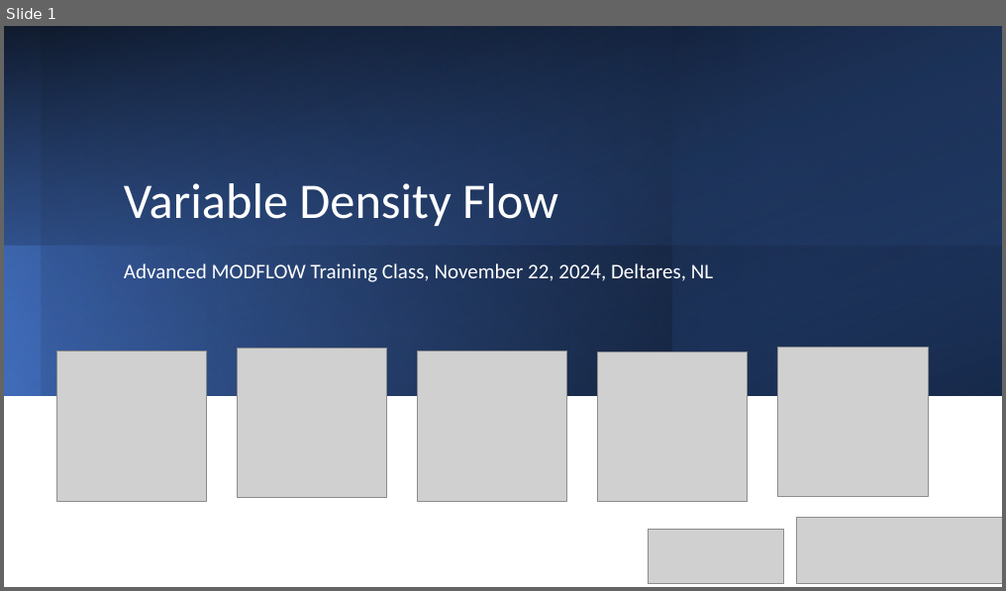
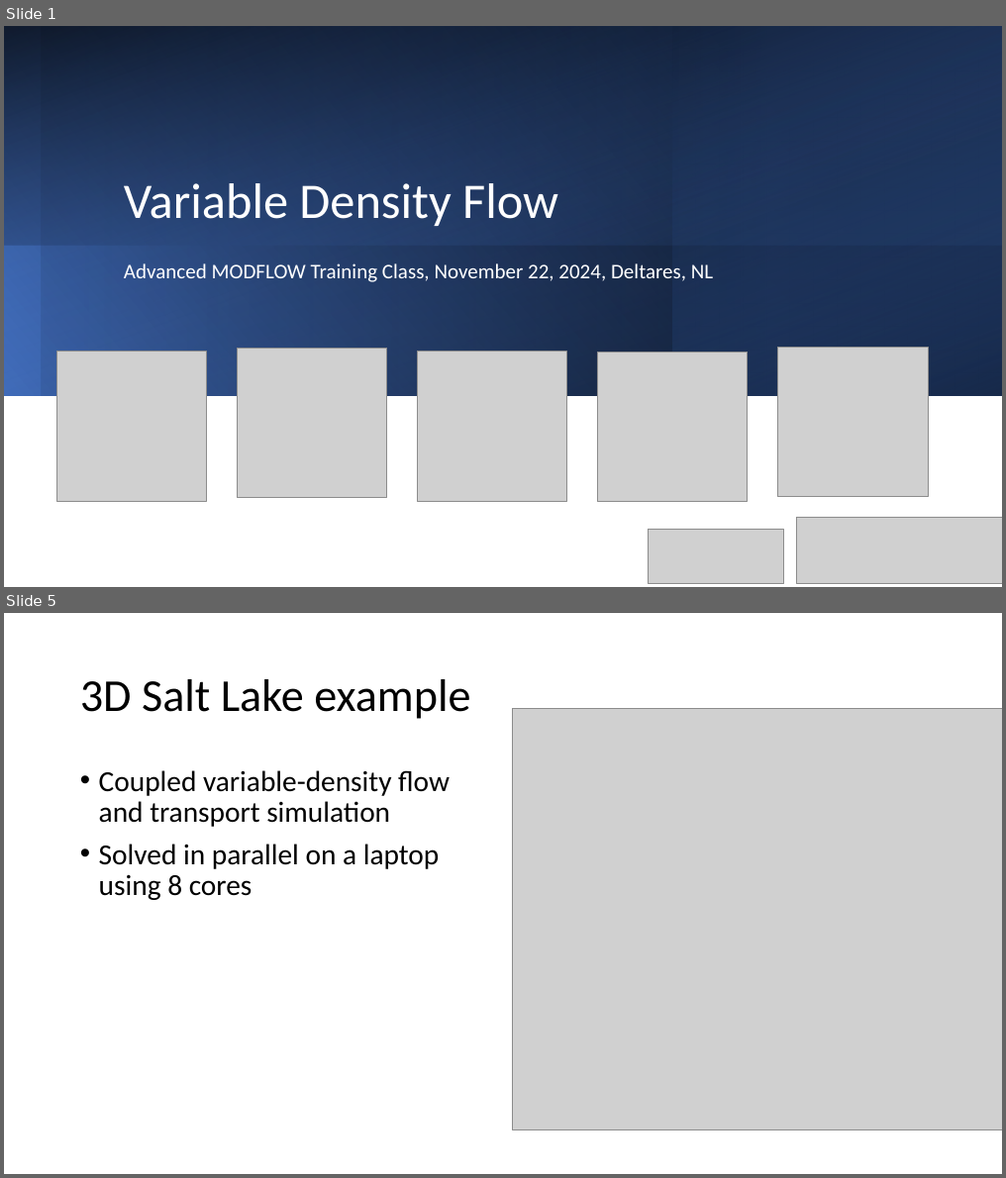
Before and after one commit to martclanor/modflow-dsd24, a slide deck: presentations/2-Variable_Density_Flow.pptx. Shown one above the other, each under a label of ours: slide 1 before the commit, slides 1 and 5 after it; the slides between them are not shown. The pictures are 1006x591 and 1006x1178 pixels, drawn with LibreOffice and Linux fonts; fonts in the diff are those of the drawing; grey boxes stand for pictures. Boxes give left, top, right and bottom in pixels: in the first picture for what was removed or moved away, otherwise in the second. Text is boxed around its words. In the diff, an @@ line names an element or a change of style, - is before the commit and + after.

```diff
--- a/presentations/2-Variable_Density_Flow.pptx
+++ b/presentations/2-Variable_Density_Flow.pptx
@@ slide 5 added at box(4, 613, 1002, 1174), background #FFFFFF @@
@@ title added at box(80, 679, 470, 719), 44 pt, text #000000 @@
+3D Salt Lake example
@@ picture added at box(513, 709, 1002, 1131) @@
@@ text added at box(99, 770, 450, 900), 28 pt, text #000000 @@
+• Coupled variable-density flow and transport simulation
+• Solved in parallel on a laptop using 8 cores
```
Also in this commit, not shown: 4 other slides added, 3 slides removed, 1 other file.
